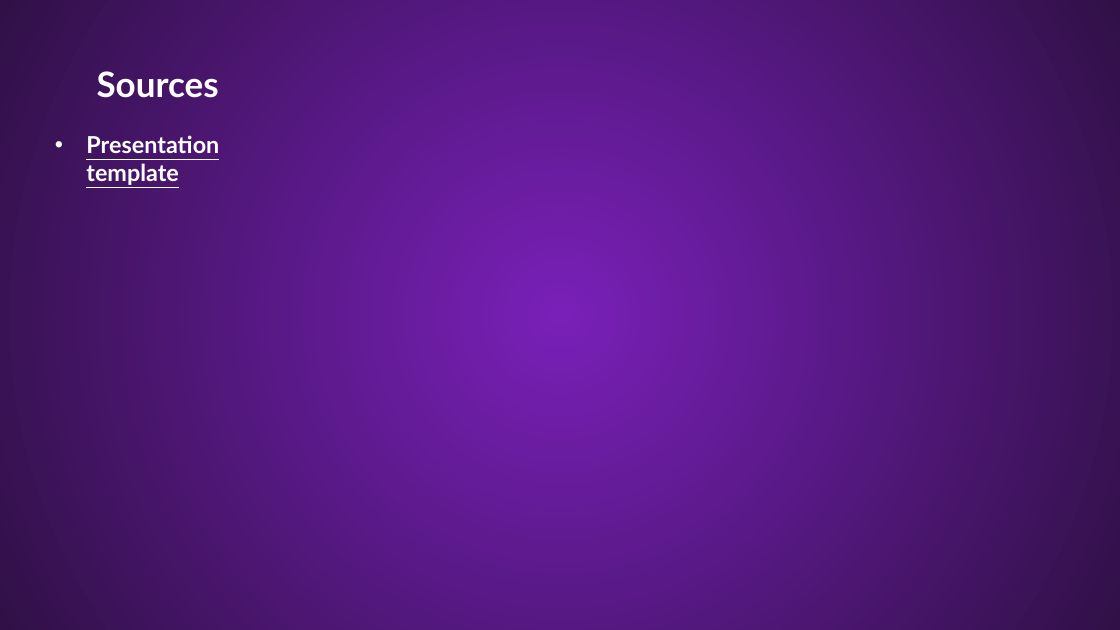
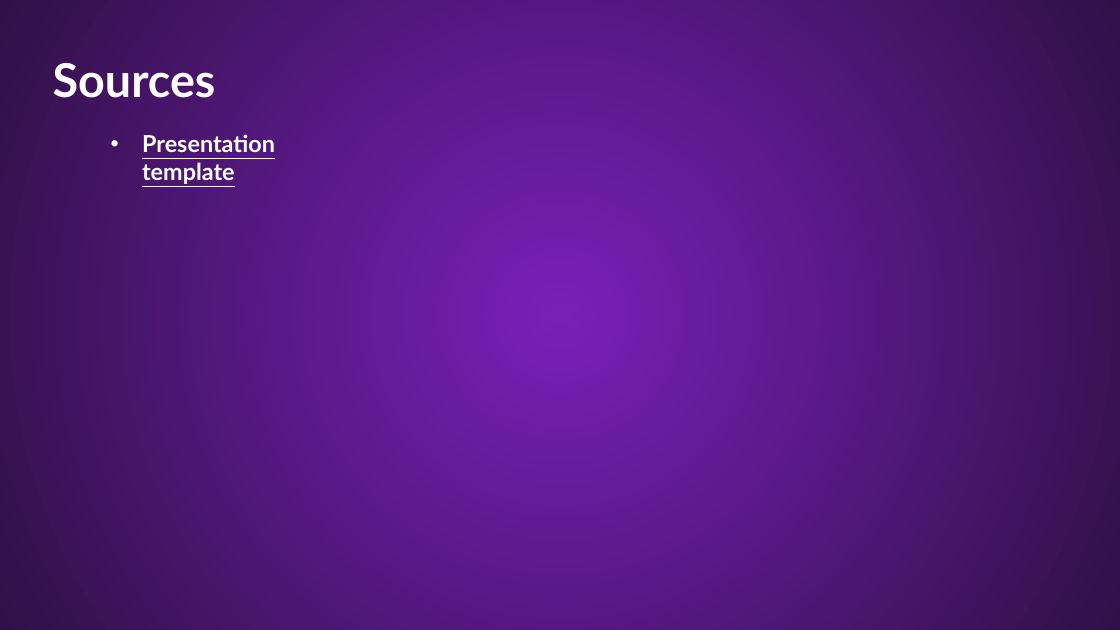
Before and after one commit to Palacsinta002/LMS, a slide deck: slide 4 of Presentation/LMS Presentation.pptx (slide 3 before the commit). Drawn at 1120x630 pixels with LibreOffice and Linux fonts; fonts in the diff are those of the drawing; background and template pictures are left out. Boxes give left, top, right and bottom in pixels: in the first picture for what was removed or moved away, otherwise in the second. Text is boxed around its words. In the diff, an @@ line names an element or a change of style, - is before the commit and + after.

```diff
--- a/Presentation/LMS Presentation.pptx
+++ b/Presentation/LMS Presentation.pptx
@@ title "Sources": place and size @@
-title "Sources" at <box>97,71,219,98</box>
+title "Sources" at <box>53,63,216,98</box>
@@ title "Sources" at <box>53,63,216,98</box>: size 30 to 40 pt @@
@@ subtitle "Presentation template": place and size @@
-subtitle "Presentation template" at <box>86,135,219,185</box>
+subtitle "Presentation template" at <box>142,134,275,184</box>
```
Also in this commit, not shown: 2 slides added, 1 slide removed, 1 other file.
